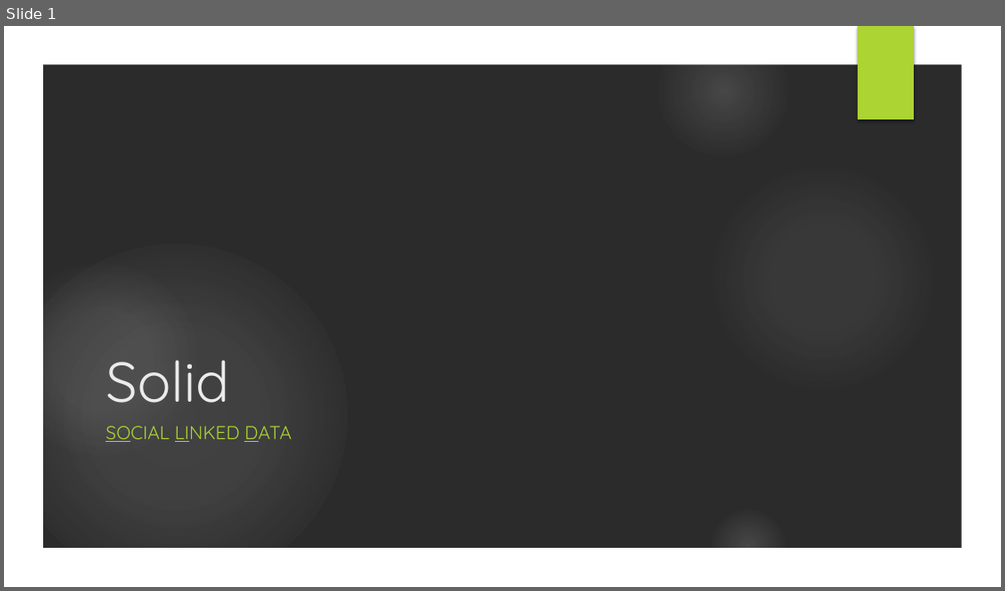
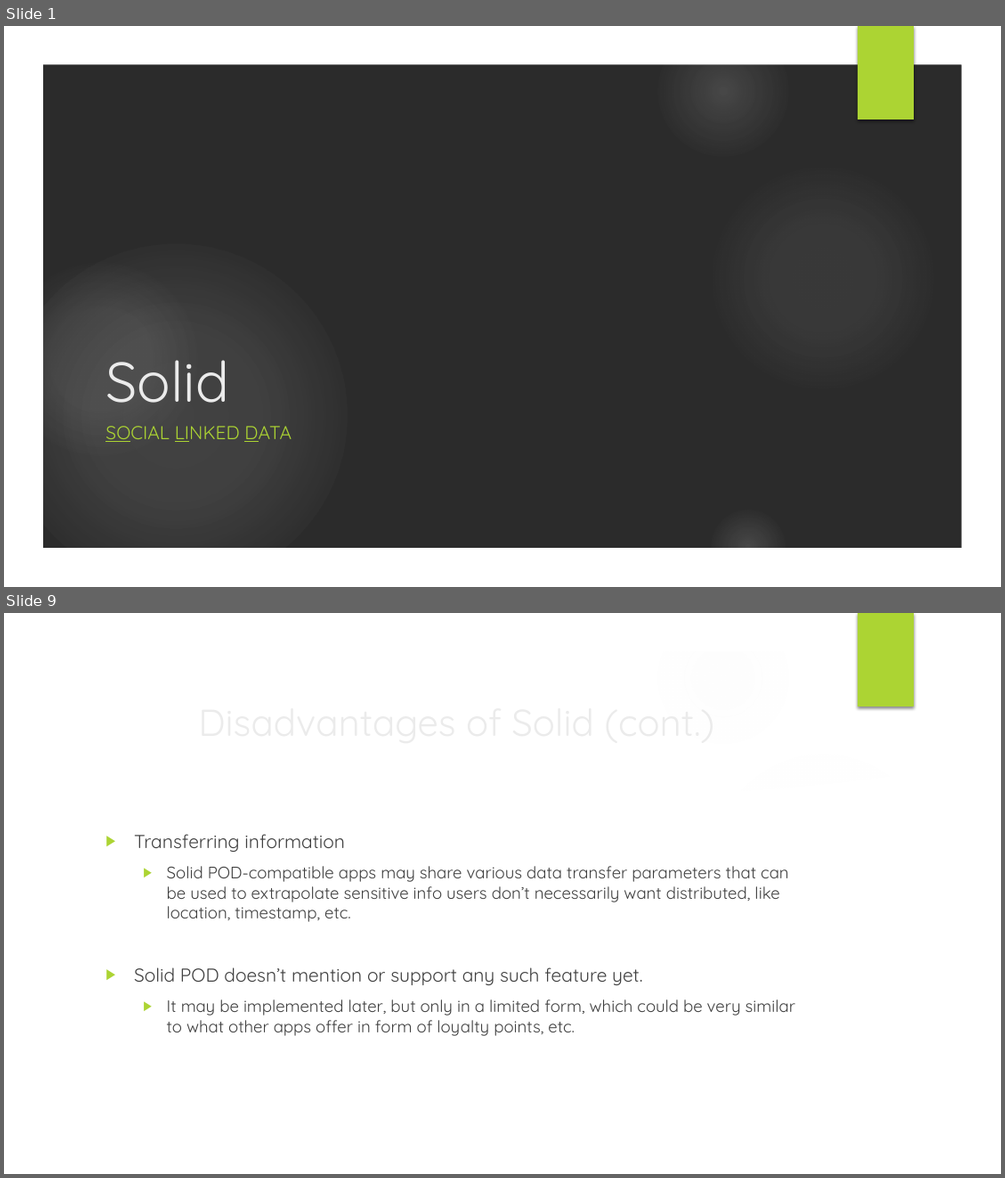
Before and after one commit to swakita14/RecNexus, a slide deck: Presentation/Solid.pptx. Shown one above the other, each under a label of ours: slide 1 before the commit, slides 1 and 9 after it; the slides between them are not shown. The pictures are 1005x591 and 1005x1178 pixels, drawn with LibreOffice and Linux fonts; fonts in the diff are those of the drawing; background and template pictures are left out; a plain dark background stands for a picture behind light text. Boxes give left, top, right and bottom in pixels: in the first picture for what was removed or moved away, otherwise in the second. Text is boxed around its words. In the diff, an @@ line names an element or a change of style, - is before the commit and + after.

```diff
--- a/Presentation/Solid.pptx
+++ b/Presentation/Solid.pptx
@@ slide 9 added at <box>4,613,1001,1174</box>, background picture (left out); not listed: 7 template elements that a slide beside it also shows @@
@@ freeform shape added at <box>697,738,970,819</box>, fill #FFFFFF at 20% opacity @@
@@ freeform shape added at <box>41,765,963,1136</box>, fill #FFFFFF @@
@@ text added at <box>134,834,795,1036</box>, 16 pt, text #404040 @@
+▶ Transferring information
+  ▶ Solid POD-compatible apps may share various data transfer parameters that can be used to extrapolate sensitive info users don’t necessarily want distributed, like location, timestamp, etc.
+▶ Solid POD doesn’t mention or support any such feature yet.
+  ▶ It may be implemented later, but only in a limited form, which could be very similar to what other apps offer in form of loyalty points, etc.
@@ title added at <box>417,1020,433,1032</box>, 36 pt, text #EBEBEB @@
+Disadvantages of Solid (cont.)
```
Also in this commit, not shown: 8 other slides added.
